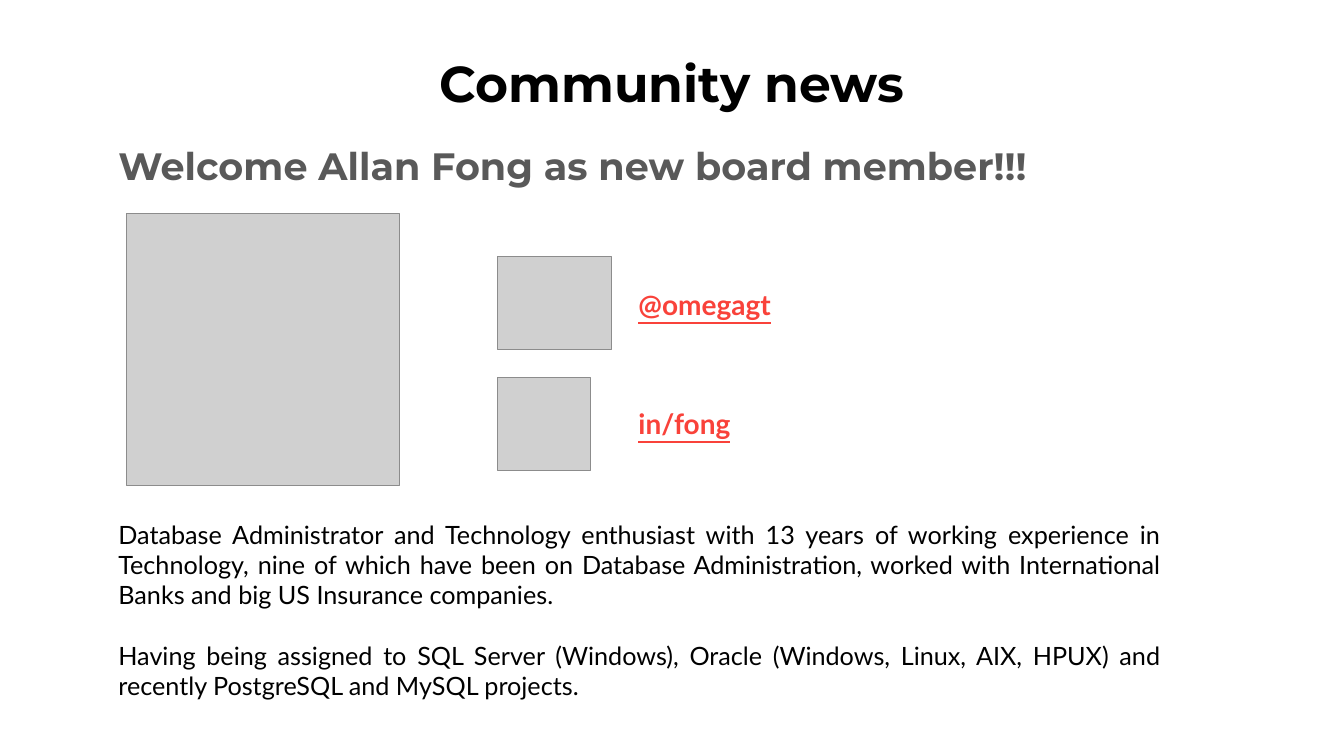
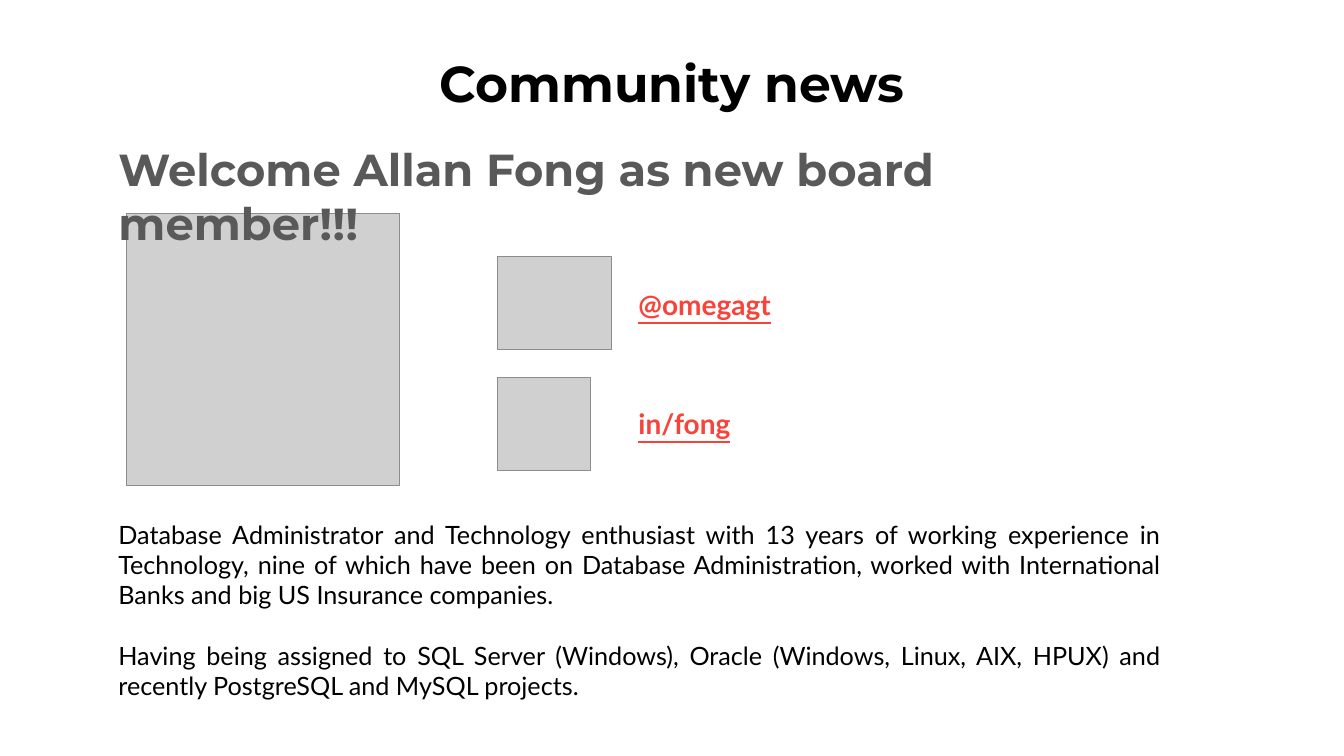
Before and after one commit to GTSSUG/Sessions, a slide deck: slide 10 of 20190123/PASS-GTSSUG-20190123.pptx (slide 9 before the commit). Drawn at 1344x756 pixels with LibreOffice and Linux fonts; fonts in the diff are those of the drawing; grey boxes stand for pictures; background and template pictures are left out. Boxes give left, top, right and bottom in pixels: in the first picture for what was removed or moved away, otherwise in the second. Text is boxed around its words. In the diff, an @@ line names an element or a change of style, - is before the commit and + after.

Commit message:
January 2019 news
Added PlanExplorer Slide

```diff
--- a/20190123/PASS-GTSSUG-20190123.pptx
+++ b/20190123/PASS-GTSSUG-20190123.pptx
@@ text "Welcome Allan Fong as new ..." at bbox=[118, 152, 934, 251]: size 27.2 to 32 pt @@
```
Also in this commit, not shown: 2 other slides changed, 1 slide added.
